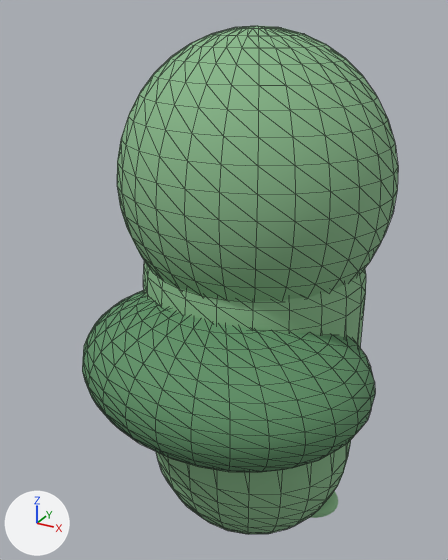
Two versions of the glTF model public/models/tilly-turtle.glb, one commit apart.
Both versions are drawn from a camera (50 mm lens) standing at (0.648, -1.333, 1.383) and looking at (-0.048, -0.068, 0.751). Arrows for +X, +Y and +Z are at lower left; the lights stay in place. The older version comes first. Mesh edges are drawn as thin lines on the coarser meshes. Where no turn or scale is listed for an object, it has been applied to the vertices. Vertices at exactly the same position are counted once.
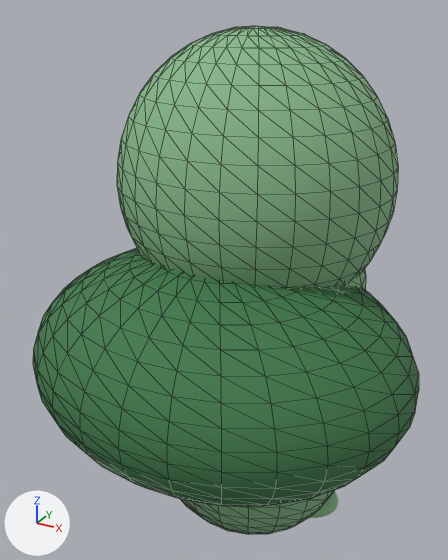
Where the newer file only moved an object's origin or applied its transform, the numbers keep the older frame.

What differs and where, as boxes [x1, y1, x2, y2] in the pictures (448 x 560 px):
'Mesh_13', recoloured, reshaped (32% wider, 42% taller)
    before: [82, 290, 375, 472]
    after: [33, 248, 419, 506]
'Mesh_0', unchanged, covered by the edit
    before: [143, 261, 366, 534]
    after: [180, 269, 366, 534]

The change in detail:
Material 'Material_7' (mat_material_7) changes colour from green #5f9367 to dark green #3f7a4a; in linear values from (0.114, 0.292, 0.136) to (0.0497, 0.195, 0.0685).
me_mesh_13 is used by ob_mesh_13; location (0.0, -0.16, 0.56).
me_mesh_13 had 580 vertices, 1064 faces and spanned x -0.378..0.378, y -0.298..0.298, z -0.192..0.192.
me_mesh_13 now has 580 vertices, 1064 faces and spans x -0.475..0.475, y -0.419..0.379, z -0.226..0.306.
me_mesh_13 part 1: the whole mesh is multiplied about its middle by the matrix ((1.257, 0.0, 0.0), (0.0, 1.341, 0.0), (0.0, 0.0, 1.382)), then moved by (0.0, -0.02, 0.04).
